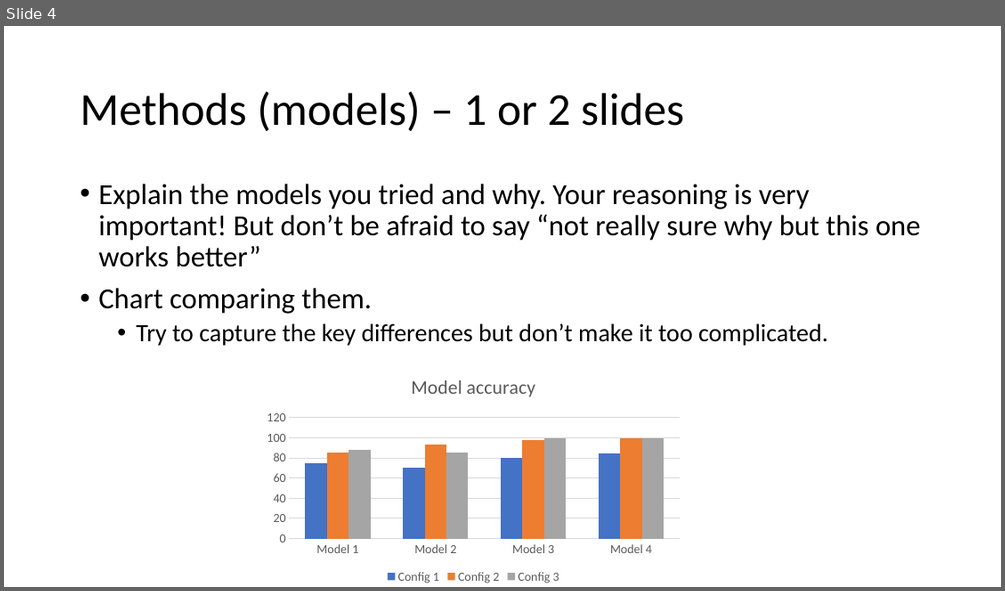
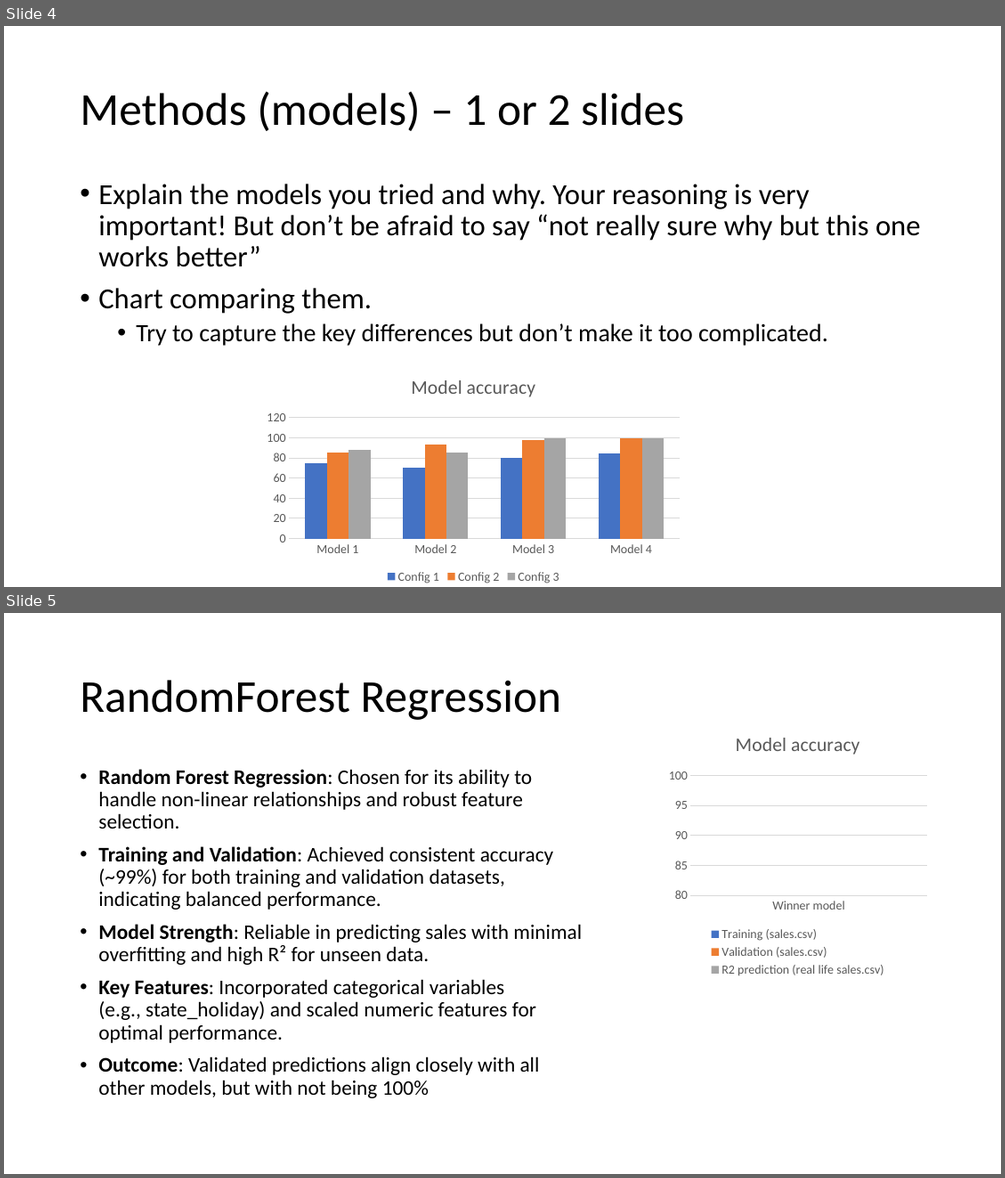
Before and after one commit to Infantdebil/IronKaggle, a slide deck: G2_presentation.pptx. Shown one above the other, each under a label of ours: slide 4 before the commit, slides 4 and 5 after it. The pictures are 1005x591 and 1005x1178 pixels, drawn with LibreOffice and Linux fonts; fonts in the diff are those of the drawing. Boxes give left, top, right and bottom in pixels: in the first picture for what was removed or moved away, otherwise in the second. Text is boxed around its words. In the diff, an @@ line names an element or a change of style, - is before the commit and + after.

```diff
--- a/G2_presentation.pptx
+++ b/G2_presentation.pptx
@@ slide 5 added at [4,613,1001,1174], background #FFFFFF @@
@@ title added at [80,680,561,720], 44 pt, text #000000 @@
+RandomForest Regression
@@ column chart added at [663,718,933,981] @@
+title "Model accuracy "
+categories: Winner model
+Training (sales.csv): 1
+Validation (sales.csv): 1
+R2 prediction (real life sales.csv): 1
@@ text added at [98,769,582,1098], 20 pt, text #000000 @@
+• Random Forest Regression: Chosen for its ability to handle non-linear relationships and robust feature selection.
+• Training and Validation: Achieved consistent accuracy (~99%) for both training and validation datasets, indicating balanced performance.
+• Model Strength: Reliable in predicting sales with minimal overfitting and high R² for unseen data.
+• Key Features: Incorporated categorical variables (e.g., state_holiday) and scaled numeric features for optimal performance.
+• Outcome: Validated predictions align closely with all other models, but with not being 100%
```
Also in this commit, not shown: 1 slide changed, 1 slide removed, 2 other files.
